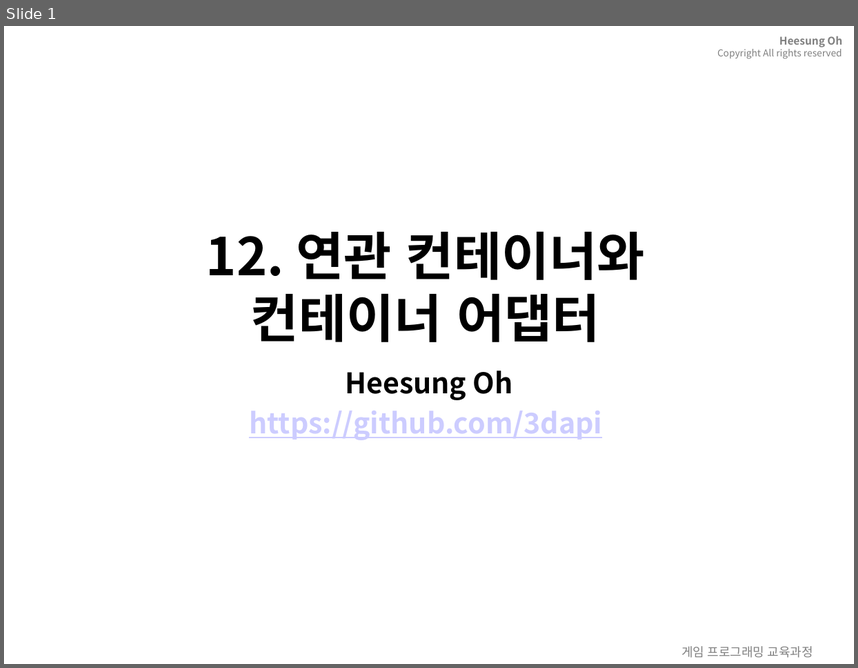
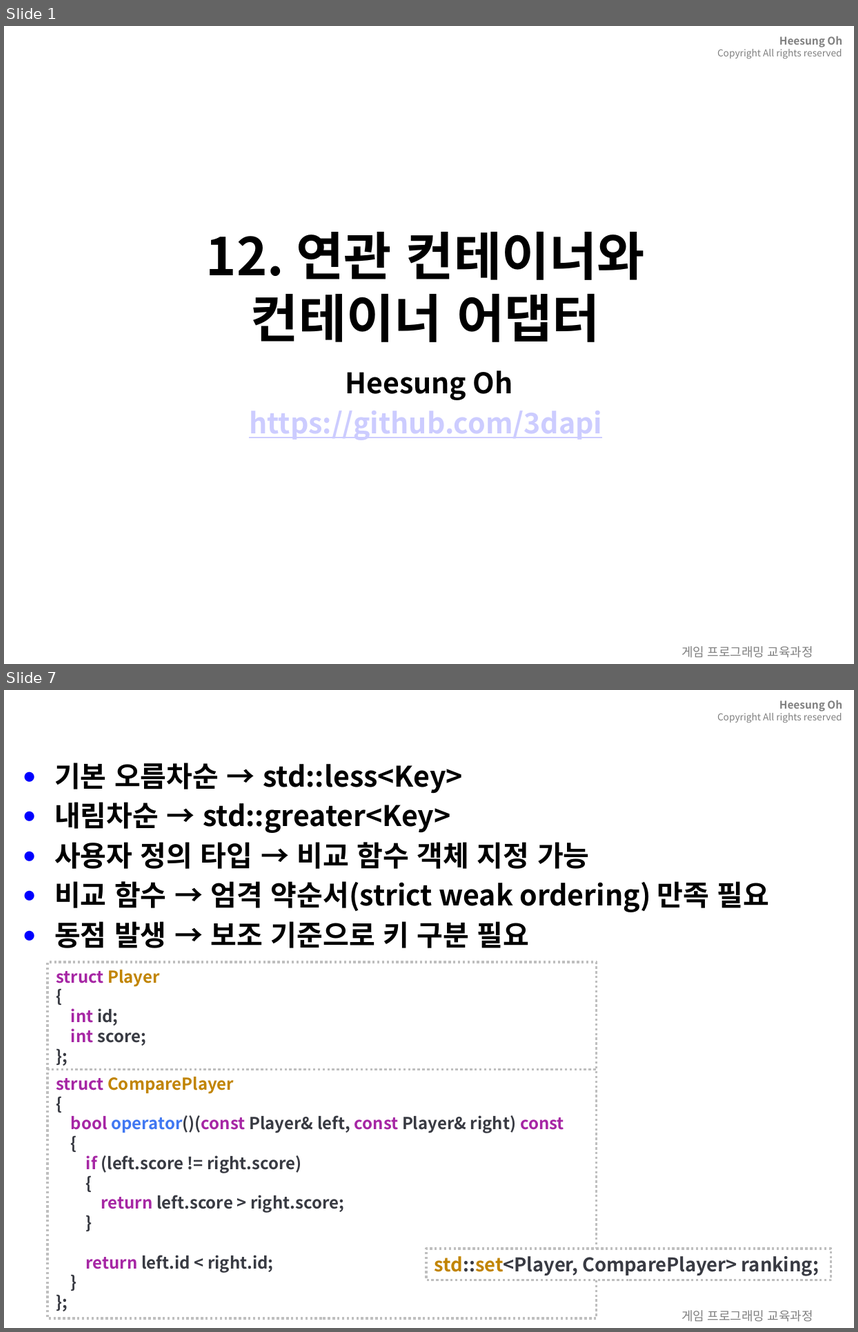
Before and after one commit to 3dapi/bs02_cpp, a slide deck: doc/ppt/12.associativeContainer.pptx. Shown one above the other, each under a label of ours: slide 1 before the commit, slides 1 and 7 after it; the slides between them are not shown. The pictures are 858x668 and 858x1332 pixels, drawn with LibreOffice and Linux fonts; fonts in the diff are those of the drawing; background and template pictures are left out. Boxes give left, top, right and bottom in pixels: in the first picture for what was removed or moved away, otherwise in the second. Text is boxed around its words. In the diff, an @@ line names an element or a change of style, - is before the commit and + after.

```diff
--- a/doc/ppt/12.associativeContainer.pptx
+++ b/doc/ppt/12.associativeContainer.pptx
@@ slide 7 added at box(4, 690, 854, 1328), background picture (left out); not listed: 2 template elements that a slide beside it also shows @@
@@ text added at box(54, 762, 770, 948), 24 pt, text #000000, bold @@
+● 기본 오름차순 → std::less<Key>
+● 내림차순 → std::greater<Key>
+● 사용자 정의 타입 → 비교 함수 객체 지정 가능
+● 비교 함수 → 엄격 약순서(strict weak ordering) 만족 필요
+● 동점 발생 → 보조 기준으로 키 구분 필요
@@ title added at box(271, 842, 530, 948), 28 pt, text #FFFFFF, bold @@
+12.1.4 비교 함수와 정렬 기준
@@ rectangle added at box(47, 962, 597, 1071), fill #FFFFFF, outline #BFBFBF 2 pt dashed, 14 pt, text #A626A4, bold @@
+struct Player
+{
+int id;
+int score;
+};
@@ rectangle added at box(47, 1069, 597, 1318), fill #FFFFFF, outline #BFBFBF 2 pt dashed, 14 pt, text #383A42, bold @@
+struct ComparePlayer
+{
+bool operator()(const Player& left, const Player& right) const
+{
+if (left.score != right.score)
+{
+return left.score > right.score;
+}
+return left.id < right.id;
+}
+};
@@ rectangle added at box(426, 1248, 831, 1280), fill #FFFFFF, outline #BFBFBF 2 pt dashed, 16 pt, text #383A42, bold @@
+std::set<Player, ComparePlayer> ranking;
```
Also in this commit, not shown: 51 other slides added, 55 slides removed, 28 other files.
